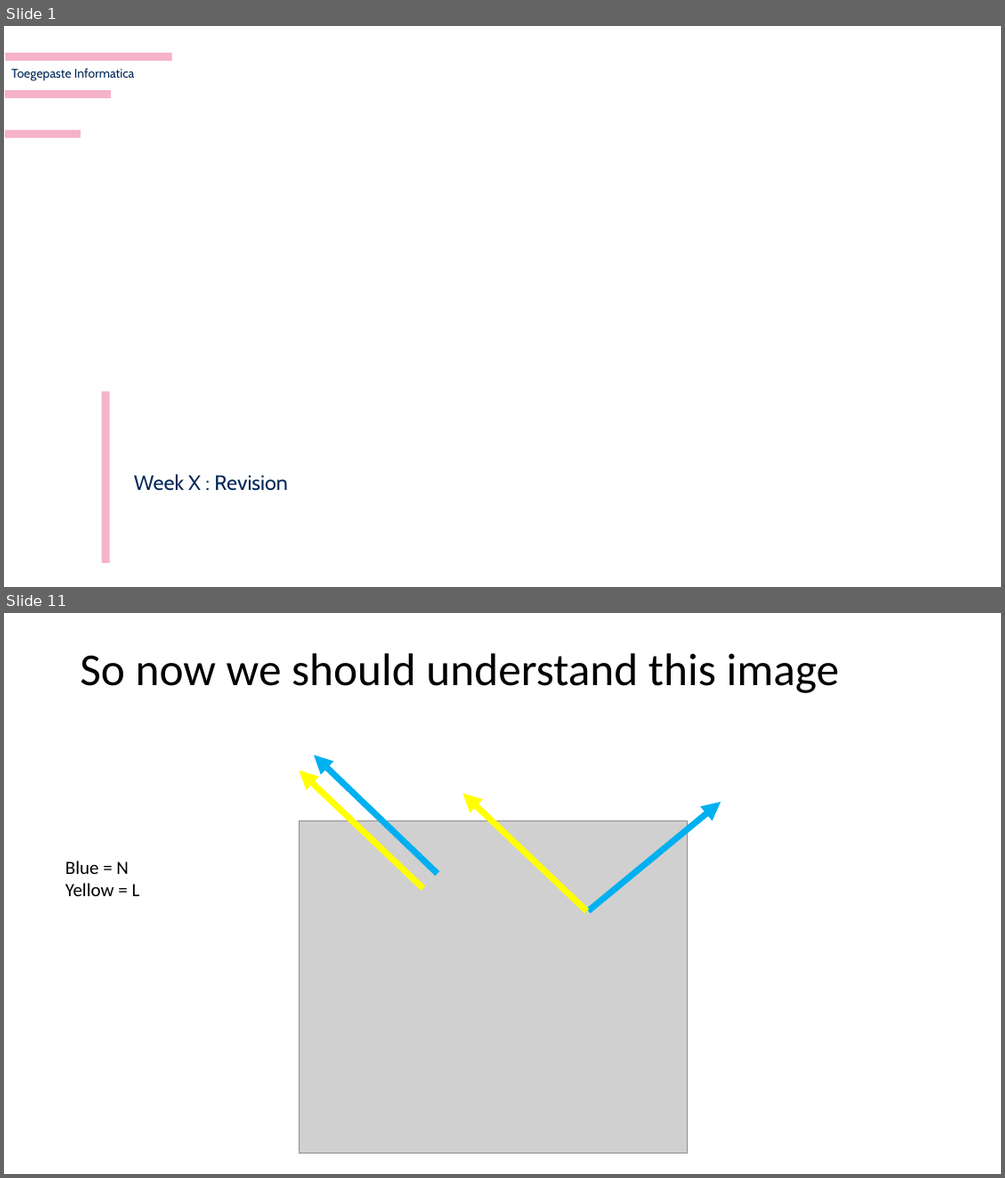
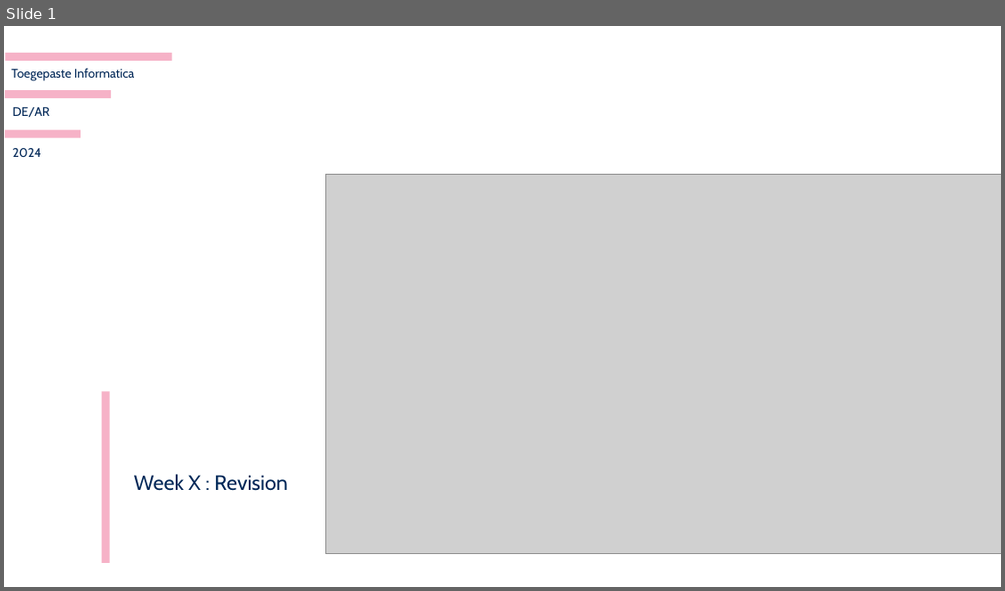
Before and after one commit to harveypekar/3dgraphics, a slide deck: course/3d_revision.pptx. Shown one above the other, each under a label of ours: slides 1 and 11 before the commit, slide 1 after it; the slides between them are not shown. The pictures are 1005x1178 and 1005x591 pixels, drawn with LibreOffice and Linux fonts; fonts in the diff are those of the drawing; grey boxes stand for pictures; background and template pictures are left out. Boxes give left, top, right and bottom in pixels: in the first picture for what was removed or moved away, otherwise in the second. Text is boxed around its words. In the diff, an @@ line names an element or a change of style, - is before the commit and + after.

```diff
--- a/course/3d_revision.pptx
+++ b/course/3d_revision.pptx
@@ slide 11 removed at bbox=[4, 613, 1001, 1174], background #FFFFFF @@
@@ title removed at bbox=[80, 653, 840, 693] @@
-So now we should understand this image
@@ arrow removed from (423, 888) to (299, 770) @@
@@ arrow removed from (437, 873) to (314, 755) @@
@@ arrow removed from (587, 911) to (463, 793) @@
@@ picture removed at bbox=[299, 821, 688, 1153] @@
@@ arrow removed from (588, 910) to (720, 802) @@
@@ text removed at bbox=[65, 860, 140, 896] @@
-Blue = N
-Yellow = L
@@ slide 1 changed as well @@
@@ text added at bbox=[13, 107, 50, 118], 12 pt, text #002757 @@
+DE/AR
@@ text added at bbox=[13, 148, 41, 157], 12 pt, text #002757 @@
+2024
@@ picture added at bbox=[325, 174, 1001, 554] @@
```
Also in this commit, not shown: 20 slides added, 19 other slides removed.
